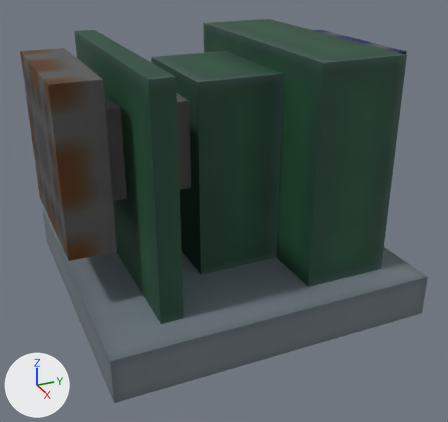
The OBJ model resources/assets/taam/models/block/pump.obj as it was, and as the next commit left it.
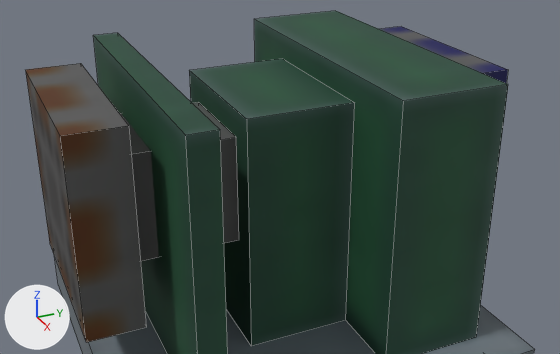
Each version appears first whole from a camera (50 mm lens) standing at (2.148, -1.209, 1.045) and looking at (0.563, -0.495, 0.253), and next in a close-up from a camera (50 mm lens) standing at (2.071, -1.174, 1.236) and looking at (0.669, -0.543, 0.535). The lights are fixed; the arrows at lower left show +X, +Y and +Z. The close-ups show mesh edges as thin lines. Where no turn or scale is listed for an object, it has been applied to the vertices.

Names of what the first close-up shows: 'Baseplate_pmdl', 'Pump_pumdl'.
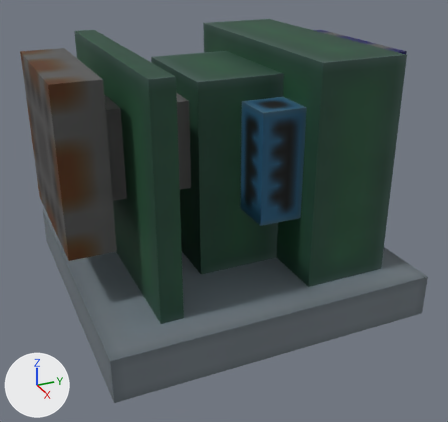
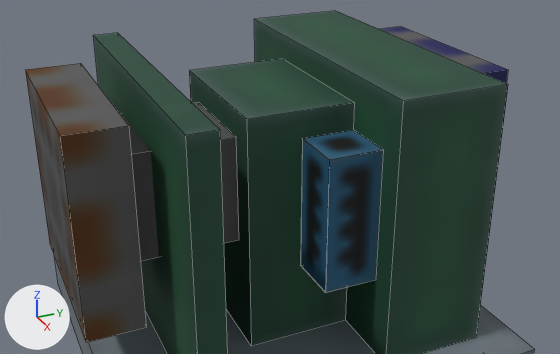
The change, as a list of edits to the scene's bpy script:
```text
Change me_pump_pumdl:
    used by ob_pump_pumdl; location = (0.0, 0.0, 0.0)
    remove me_pump_pumdl.from_pydata(...)  # 48 vertices, 30 faces; spans x 0.125..0.875, y -1.0..0.0, z 0.125..0.75
    add me_pump_pumdl.from_pydata(...)  # 64 vertices, 42 faces; spans x 0.125..0.875, y -1.0..0.0, z 0.125..0.75
    me_pump_pumdl part 1: a new loose piece, a box spanning x 0.688..0.812, y -0.5..-0.375, z 0.313..0.625, in mat_conveyor (picture img_conveyor)
```

Boxes [x1, y1, x2, y2] around the edits, measured in the close-ups (560 x 354 px):
part 1 of me_pump_pumdl, added (blue)
    after: [300, 130, 383, 293]
